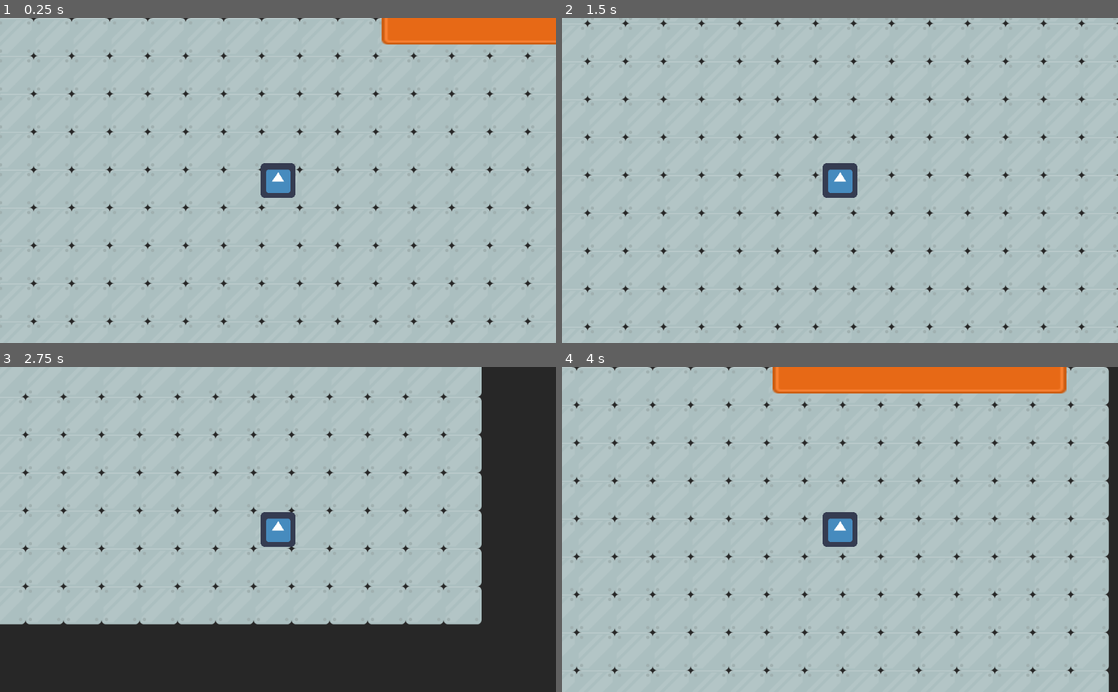
Above: before the commit, frames 1-4 (two rows, left to right).
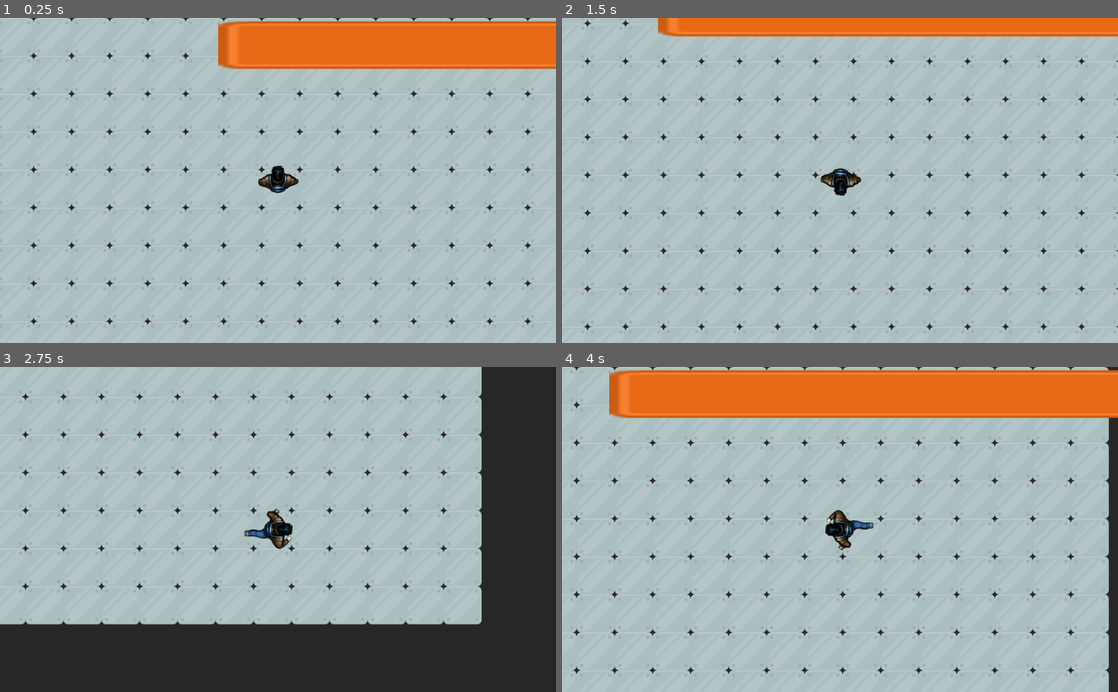
Above: after the commit, the same moments.

Repository: cznrhubarb/loveinthetimeofcapitalism
Game: Godot game, scene res://scn/DistributionCenter.tscn
Two runs of this game, one before a commit and one after it. Both use one fixed random seed, a clock stepped at 60 frames per second and the inputs below. The engine's default icon, where the game draws it, is replaced by a stand-in: a white triangle on a blue panel in a dark square.
Inputs:
- Up to frame 1 (0.25 s): no input
- Up to frame 2 (1.5 s): tap Enter at 0.5 s; hold Right (move_right) 0.53-1.28 s; hold S (move_down) from 1.28 s (still down)
- Up to frame 3 (2.75 s): release S (move_down) at 2.03 s; hold Right (move_right) from 2.03 s (still down)
- Up to frame 4 (4 s): release Right (move_right) at 2.78 s; hold W (move_up) 2.78-3.53 s; hold A (move_left) from 3.53 s (still down)

The runs differ from the first frame. In frame 1, 8.3% of the frame differs, in the area x 39-100%, y 0-56%; in frame 2, 5.4%; in frame 3, 0.7%; in frame 4, 12%, in the area x 8-100%, y 0-57%.

Commit message:
Player animation

Diff:
--- a/scn/DistributionCenter.tscn
+++ b/scn/DistributionCenter.tscn
@@ -1,9 +1,9 @@
 [gd_scene load_steps=8 format=2]
 
 [ext_resource path="res://img/metalRounded.png" type="Texture" id=1]
-[ext_resource path="res://scn/Shelf.tscn" type="PackedScene" id=2]
-[ext_resource path="res://scn/Worker.tscn" type="PackedScene" id=3]
-[ext_resource path="res://scn/OrderTerminal.tscn" type="PackedScene" id=4]
+[ext_resource path="res://scn/OrderTerminal.tscn" type="PackedScene" id=2]
+[ext_resource path="res://scn/Shelf.tscn" type="PackedScene" id=3]
+[ext_resource path="res://scn/Worker.tscn" type="PackedScene" id=4]
 [ext_resource path="res://img/platformIndustrial_046.png" type="Texture" id=5]
 [ext_resource path="res://src/Slidedown Menu.gd" type="Script" id=6]
 
@@ -27,15 +27,19 @@
 format = 1
 tile_data = PoolIntArray( -327672, 0, 0, -196609, 0, 0, -262144, 0, 0, -262143, 0, 0, -262137, 0, 0, -262136, 0, 0, -13 …(3414 unchanged characters)…
 
-[node name="Shelf" parent="." instance=ExtResource( 2 )]
-position = Vector2( 841.414, 5.6983 )
+[node name="OrderTerminal" parent="." instance=ExtResource( 2 )]
+position = Vector2( 10, -70 )
 
-[node name="Worker" parent="." instance=ExtResource( 3 )]
+[node name="Shelf" parent="." instance=ExtResource( 3 )]
+position = Vector2( 1135, 50 )
+scale = Vector2( 9.10526, 1.93765 )
+
+[node name="Worker" parent="." instance=ExtResource( 4 )]
 position = Vector2( 380, 300 )
 
-[node name="OrderTerminal" parent="." instance=ExtResource( 4 )]
-
 [node name="CanvasLayer" type="CanvasLayer" parent="."]
+scale = Vector2( 0.25, 0.25 )
+transform = Transform2D( 0.25, 0, 0, 0.25, 0, 0 )
 
 [node name="Slidedown Menu" type="Sprite" parent="CanvasLayer"]
 position = Vector2( 530, -400 )
--- a/scn/RequestLineItem.tscn
+++ b/scn/RequestLineItem.tscn
@@ -7,7 +7,6 @@
 font_path = "res://fnt/consola.ttf"
 
 [sub_resource type="DynamicFont" id=2]
-size = 8
 outline_color = Color( 1, 0.00392157, 0.00392157, 1 )
 font_data = SubResource( 1 )
 
--- a/scn/Worker.tscn
+++ b/scn/Worker.tscn
@@ -1,20 +1,61 @@
-[gd_scene load_steps=4 format=2]
+[gd_scene load_steps=6 format=2]
 
 [ext_resource path="res://src/Worker.gd" type="Script" id=1]
-[ext_resource path="res://icon.png" type="Texture" id=2]
+[ext_resource path="res://img/player.png" type="Texture" id=2]
 
 [sub_resource type="RectangleShape2D" id=1]
 extents = Vector2( 27, 27 )
 
+[sub_resource type="Animation" id=2]
+resource_name = "Idle"
+length = 0.1
+tracks/0/type = "value"
+tracks/0/path = NodePath(".:frame")
+tracks/0/interp = 1
+tracks/0/loop_wrap = true
+tracks/0/imported = false
+tracks/0/enabled = true
+tracks/0/keys = {
+"times": PoolRealArray( 0 ),
+"transitions": PoolRealArray( 1 ),
+"update": 1,
+"values": [ 0 ]
+}
+
+[sub_resource type="Animation" id=3]
+resource_name = "Walk"
+length = 0.6
+loop = true
+tracks/0/type = "value"
+tracks/0/path = NodePath(".:frame")
+tracks/0/interp = 1
+tracks/0/loop_wrap = true
+tracks/0/imported = false
+tracks/0/enabled = true
+tracks/0/keys = {
+"times": PoolRealArray( 0, 0.1, 0.2, 0.3, 0.4, 0.5 ),
+"transitions": PoolRealArray( 1, 1, 1, 1, 1, 1 ),
+"update": 1,
+"values": [ 0, 1, 2, 3, 4, 5 ]
+}
+
 [node name="Worker" type="KinematicBody2D"]
 collision_mask = 0
 script = ExtResource( 1 )
-
-[node name="Sprite" type="Sprite" parent="."]
-texture = ExtResource( 2 )
 
 [node name="CollisionShape2D" type="CollisionShape2D" parent="."]
 shape = SubResource( 1 )
 
 [node name="Camera2D" type="Camera2D" parent="."]
 current = true
+
+[node name="Sprite" type="Sprite" parent="."]
+texture = ExtResource( 2 )
+vframes = 4
+hframes = 2
+frame = 3
+
+[node name="AnimationPlayer" type="AnimationPlayer" parent="."]
+root_node = NodePath("../Sprite")
+anims/Idle = SubResource( 2 )
+anims/Walk = SubResource( 3 )
--- a/src/Worker.gd
+++ b/src/Worker.gd
@@ -2,6 +2,8 @@
 
 const Speed = 300
 
+onready var anim_player = get_node("AnimationPlayer")
+onready var spr = get_node("Sprite")
 var is_moving = false
 var step_delay = 0
 
@@ -28,12 +30,15 @@
 		is_moving = true
 
 	move_and_slide(delta_pos)
-	#updateAnimation()
 
 	step_delay -= delta
 	if is_moving:
+		anim_player.play("Walk")
+		spr.rotation = atan2(delta_pos.y, delta_pos.x) + 3.14159/2
 		if step_delay <= 0:
 			step_delay = 0.12
 			#var snd = step_sounds[(0 if step_sound_one_is_next else 1)]
 			#step_sound_one_is_next = not step_sound_one_is_next
 			#snd.play()
+	else:
+		anim_player.play("Idle")
Binary file added: img/player.png
Not shown, added: img/player.png.import
